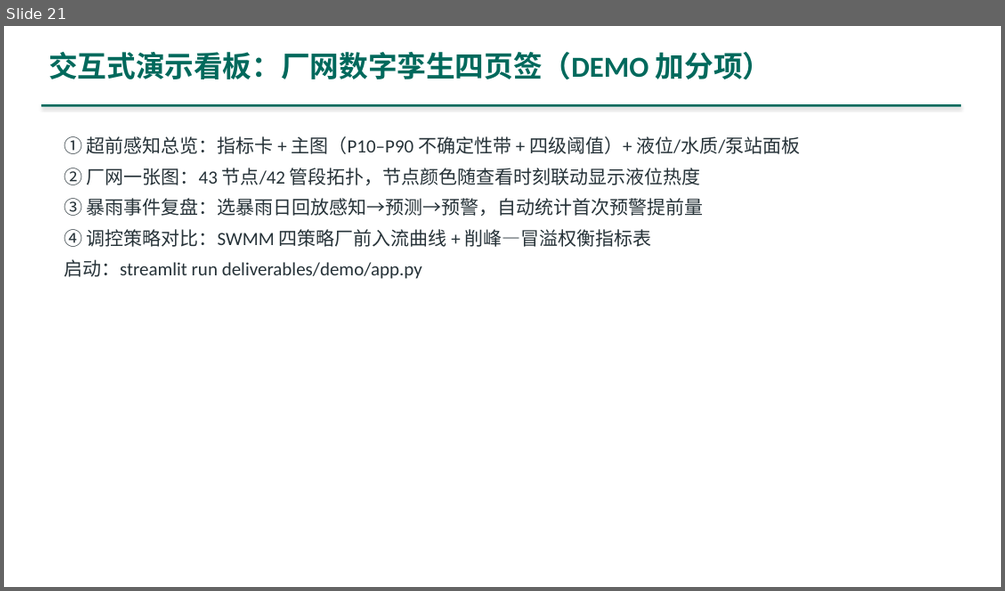
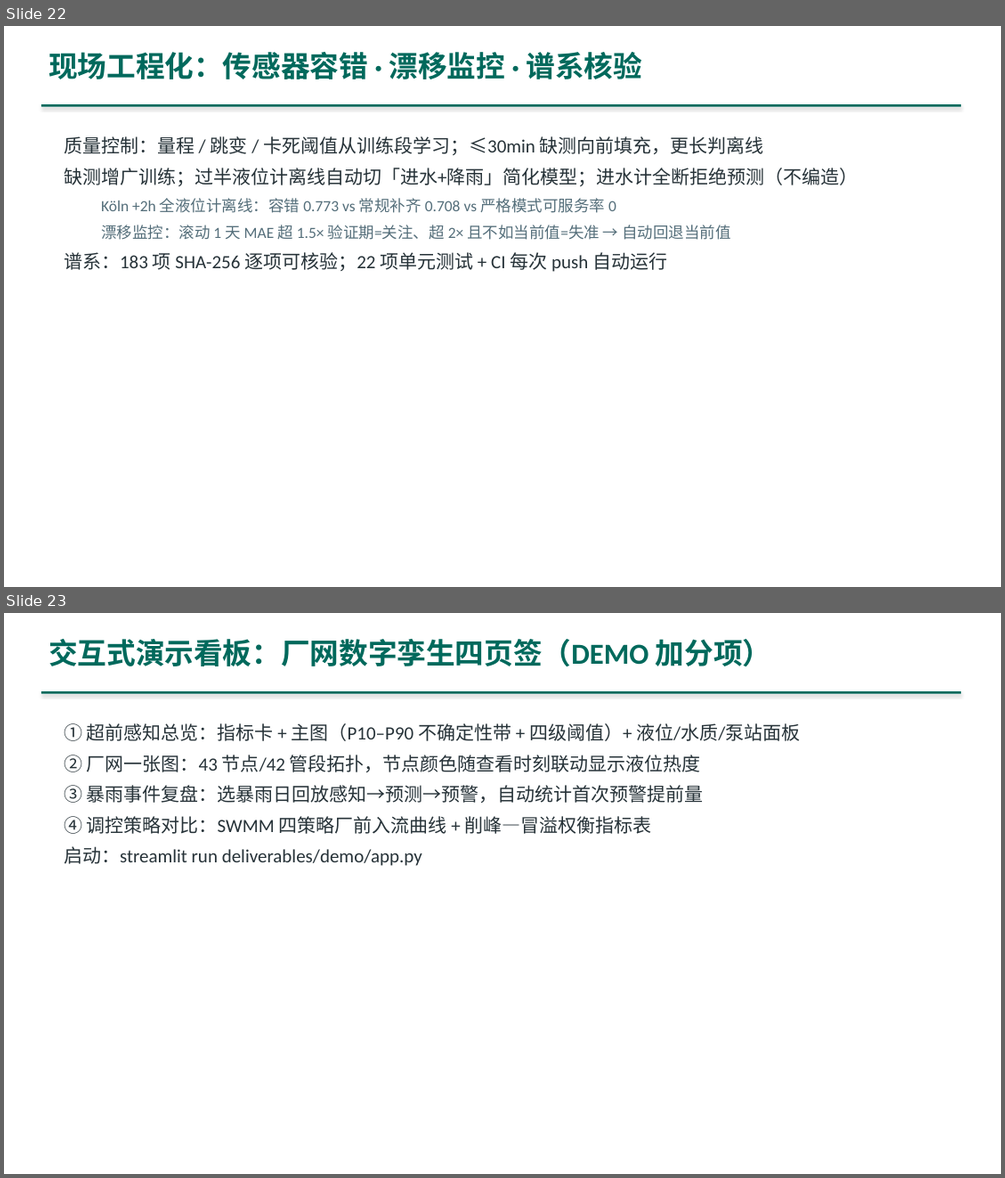
Before and after one commit to dao-genesis/meec8-topic7-showcase, a slide deck: downloads/演示PPT_主题七.pptx. Shown one above the other, each under a label of ours: slide 21 before the commit, slides 22 and 23 after it. The pictures are 1005x591 and 1005x1178 pixels, drawn with LibreOffice and Linux fonts; fonts in the diff are those of the drawing. Boxes give left, top, right and bottom in pixels: in the first picture for what was removed or moved away, otherwise in the second. Text is boxed around its words. In the diff, an @@ line names an element or a change of style, - is before the commit and + after.

```diff
--- a/downloads/演示PPT_主题七.pptx
+++ b/downloads/演示PPT_主题七.pptx
@@ slide 22 added at <box>4,26,1001,587</box>, background #FFFFFF @@
@@ text added at <box>48,52,643,79</box>, 28 pt, text #00695C, bold @@
+现场工程化：传感器容错 · 漂移监控 · 谱系核验
@@ rectangle added at <box>41,104,961,107</box>, fill #00695C @@
@@ text added at <box>64,136,858,272</box>, 18 pt, text #263238 @@
+质量控制：量程 / 跳变 / 卡死阈值从训练段学习；≤30min 缺测向前填充，更长判离线
+缺测增广训练；过半液位计离线自动切「进水+降雨」简化模型；进水计全断拒绝预测（不编造）
+  Köln +2h 全液位计离线：容错 0.773 vs 常规补齐 0.708 vs 严格模式可服务率 0
+  漂移监控：滚动 1 天 MAE 超 1.5× 验证期=关注、超 2× 且不如当前值=失准 → 自动回退当前值
+谱系：183 项 SHA-256 逐项可核验；22 项单元测试 + CI 每次 push 自动运行
@@ what was slide 21 is now slide 23 @@
```
Also in this commit, not shown: 15 slides changed, 1 other slide added, 47 other files.
